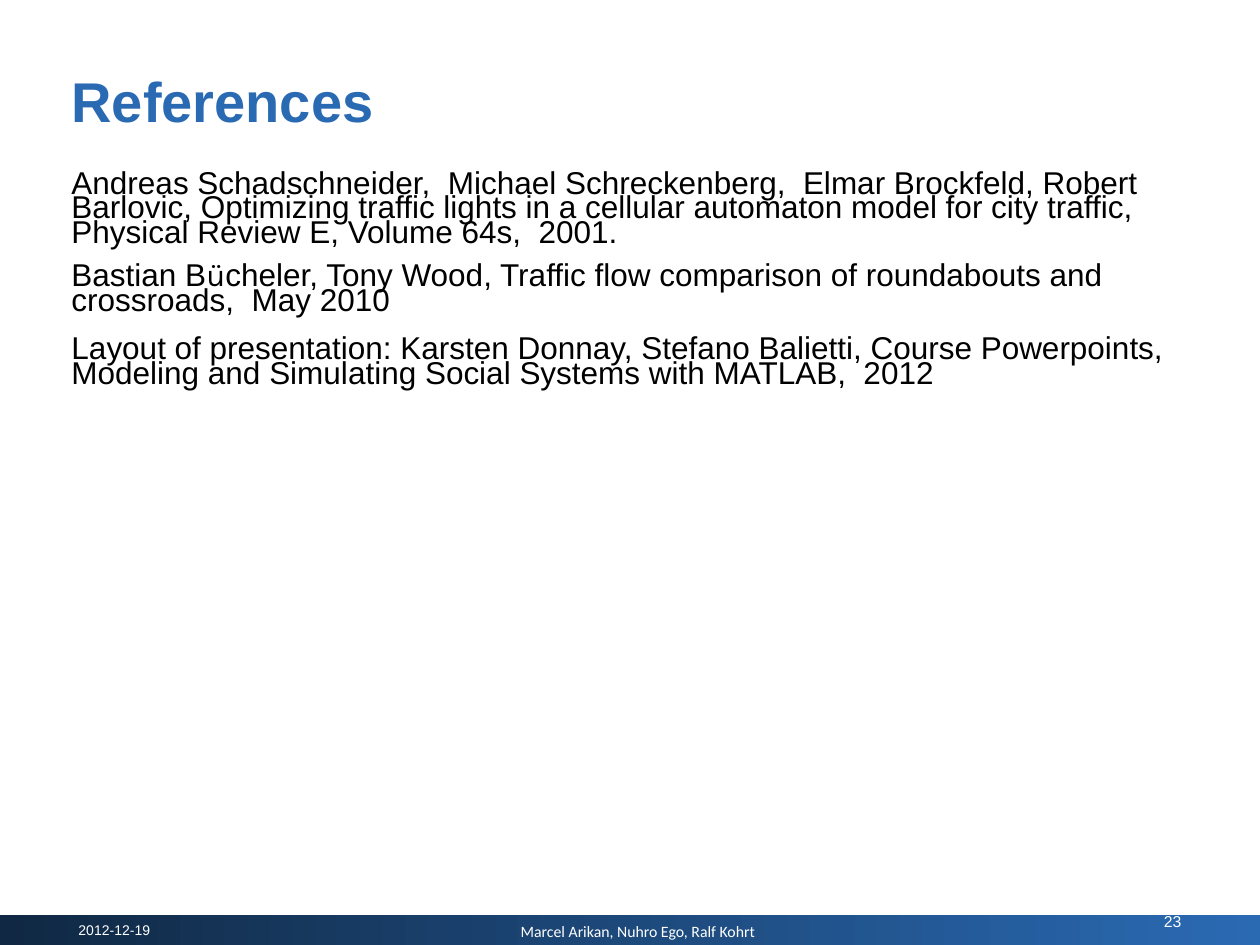
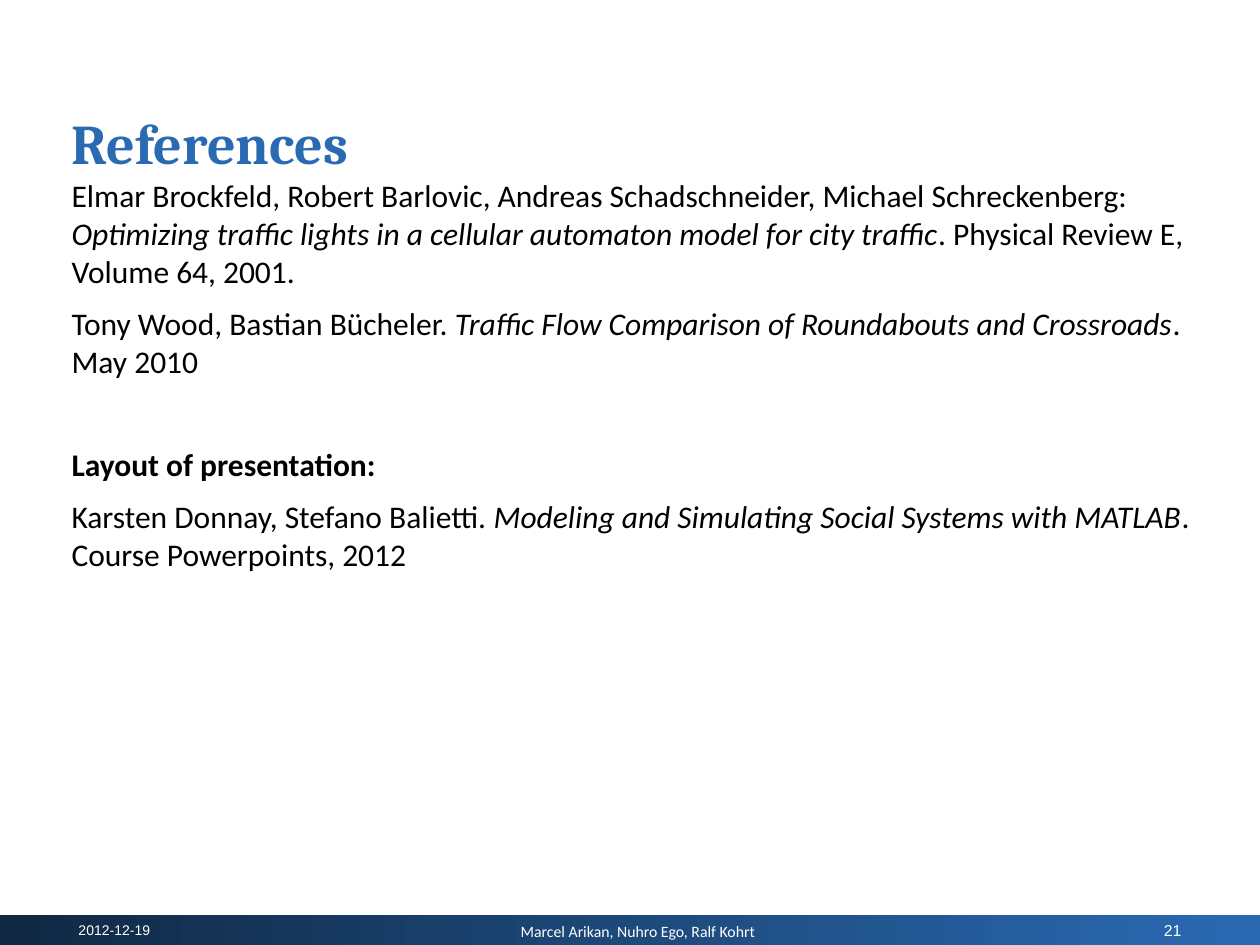
Before and after one commit to nuhro/Intersection-Problem, a slide deck: slide 21 of presentation/Presentation - Intersection Problem.pptx (slide 23 before the commit). Drawn at 1260x945 pixels with LibreOffice and Linux fonts; fonts in the diff are those of the drawing; background and template pictures are left out. Boxes give left, top, right and bottom in pixels: in the first picture for what was removed or moved away, otherwise in the second. Text is boxed around its words. In the diff, an @@ line names an element or a change of style, - is before the commit and + after.

```diff
--- a/presentation/Presentation - Intersection Problem.pptx
+++ b/presentation/Presentation - Intersection Problem.pptx
@@ text "References" at (72, 124, 349, 165): font Arial to Cambria; line spacing 13.2pt to 37.4pt @@
@@ text at (72, 185, 1189, 571): text changed; font Arial to Calibri @@
-Andreas Schadschneider, Michael Schreckenberg, Elmar Brockfeld, Robert Barlovic, Optimizing traffic lights in a cellular automaton model for city traffic,
-Physical Review E, Volume 64s, 2001.
-Bastian Bücheler, Tony Wood, Traffic flow comparison of roundabouts and crossroads, May 2010
-Layout of presentation: Karsten Donnay, Stefano Balietti, Course Powerpoints, Modeling and Simulating Social Systems with MATLAB, 2012
+Elmar Brockfeld, Robert Barlovic, Andreas Schadschneider, Michael Schreckenberg: Optimizing traffic lights in a cellular automaton model for city traffic. Physical Review E, Volume 64, 2001.
+Tony Wood, Bastian Bücheler. Traffic Flow Comparison of Roundabouts and Crossroads. May 2010
+Layout of presentation:
+Karsten Donnay, Stefano Balietti. Modeling and Simulating Social Systems with MATLAB. Course Powerpoints, 2012
@@ text "2012-12-19" at (78, 925, 150, 935): more space between paragraphs @@
@@ page number at (1164, 925, 1182, 936): text changed @@
-23
+21
```
Also in this commit, not shown: 12 other slides changed, 8 slides added, 10 slides removed, 17 other files.
